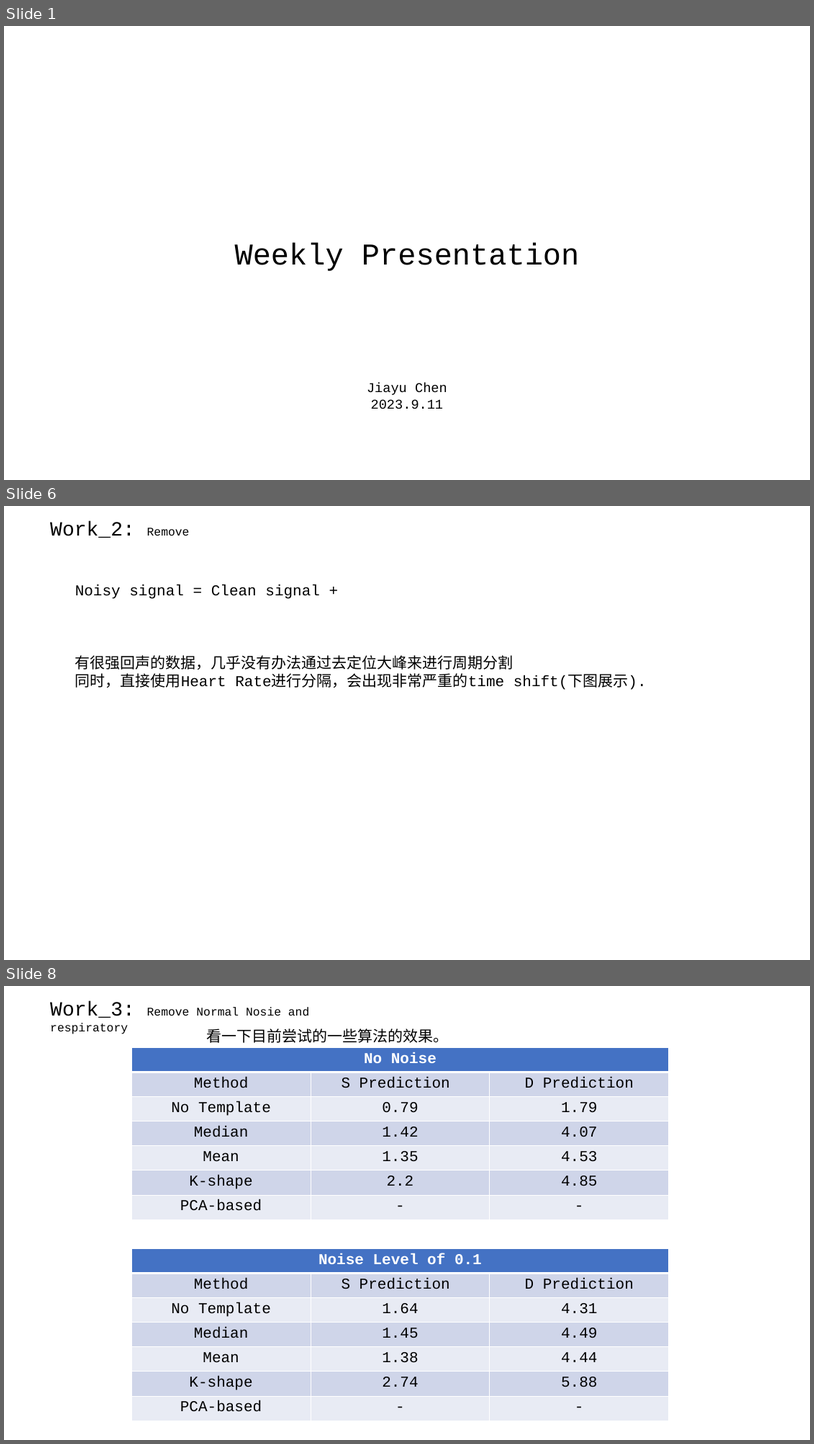
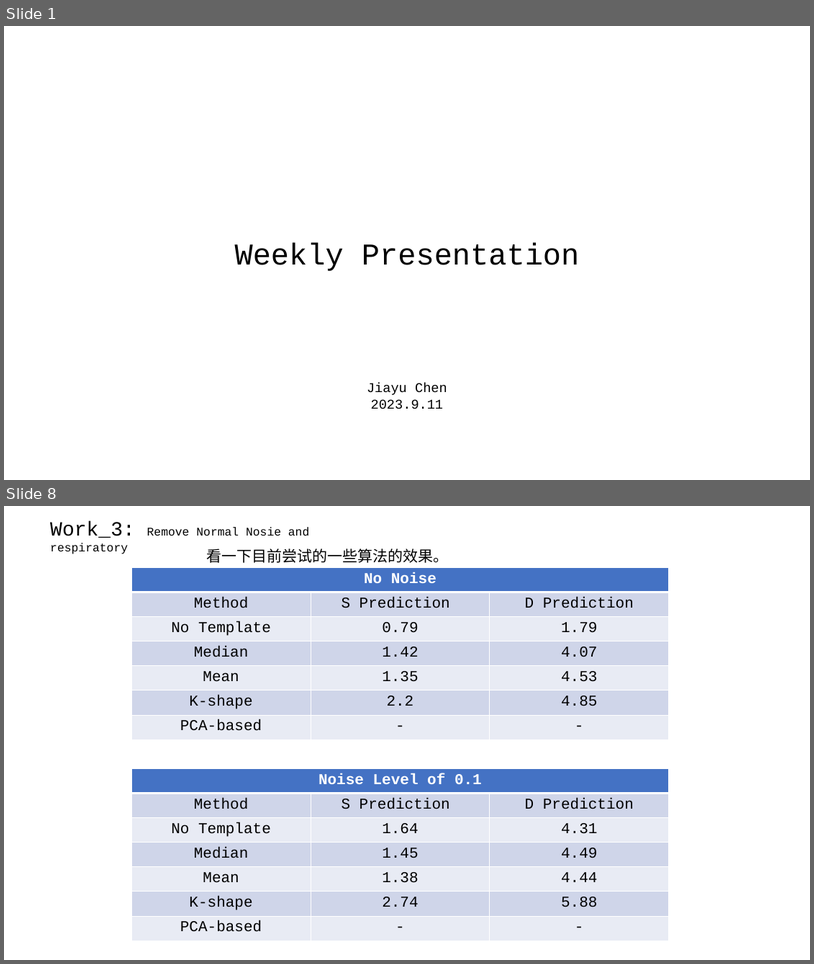
Before and after one commit to A-Big-Tortoise/Presentation, a slide deck: Presentation_918_JiayuChen.pptx. Shown one above the other, each under a label of ours: slides 1, 6 and 8 before the commit, slides 1 and 8 after it; the slides between them are not shown. The pictures are 814x1444 and 814x964 pixels, drawn with LibreOffice and Linux fonts; fonts in the diff are those of the drawing. Boxes give left, top, right and bottom in pixels: in the first picture for what was removed or moved away, otherwise in the second. Text is boxed around its words. In the diff, an @@ line names an element or a change of style, - is before the commit and + after.

```diff
--- a/Presentation_918_JiayuChen.pptx
+++ b/Presentation_918_JiayuChen.pptx
@@ slide 6 removed at box(4, 506, 810, 960), background #FFFFFF @@
@@ text removed at box(50, 522, 190, 538) @@
-Work_2: Remove
@@ text removed at box(75, 584, 647, 690) @@
-Noisy signal = Clean signal +
-有很强回声的数据，几乎没有办法通过去定位大峰来进行周期分割
-同时，直接使用Heart Rate进行分隔，会出现非常严重的time shift(下图展示).
```
Also in this commit, not shown: 4 slides changed, 3 slides added, 2 other slides removed.
